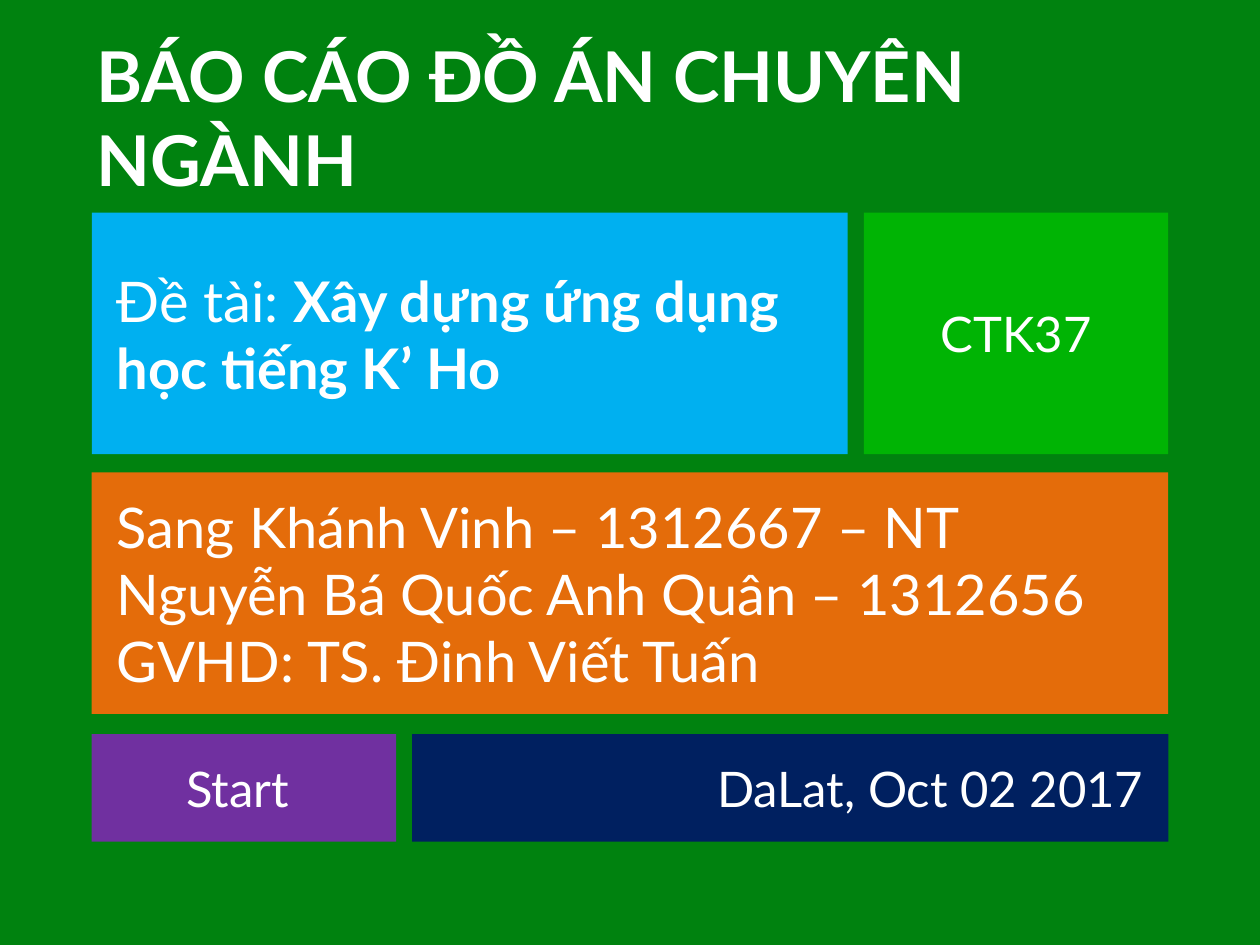
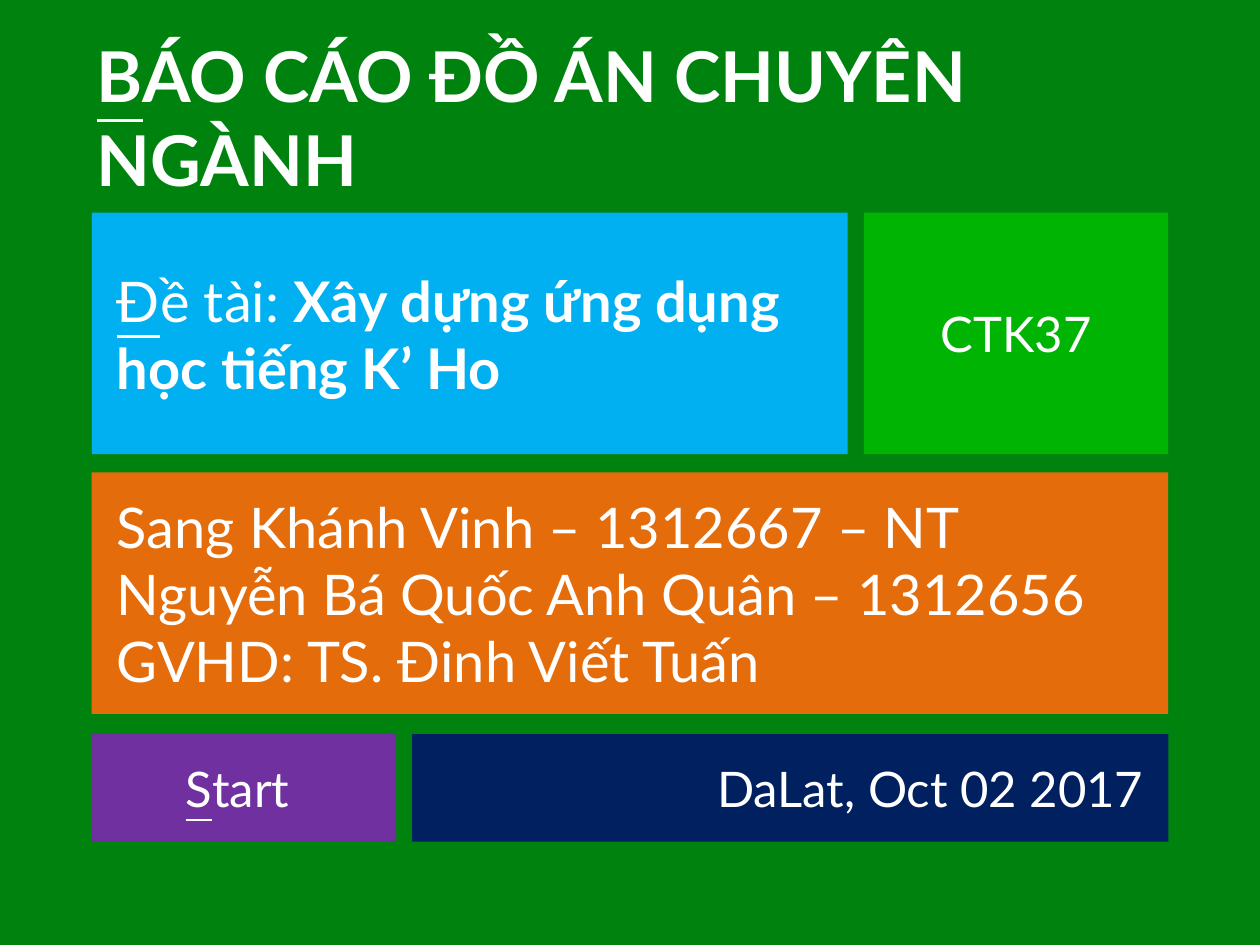
Before and after one commit to khanhvinhit/Do-An, a slide deck: slide 1 of THESIS/DACN_UD_Hoc_KHo_CTK37_ThuyetTrinh_06102017.pptx. Drawn at 1260x945 pixels with LibreOffice and Linux fonts; fonts in the diff are those of the drawing. Boxes give left, top, right and bottom in pixels: in the first picture for what was removed or moved away, otherwise in the second. Text is boxed around its words. In the diff, an @@ line names an element or a change of style, - is before the commit and + after.

```diff
--- a/THESIS/DACN_UD_Hoc_KHo_CTK37_ThuyetTrinh_06102017.pptx
+++ b/THESIS/DACN_UD_Hoc_KHo_CTK37_ThuyetTrinh_06102017.pptx
@@ title "BÁO CÁO ĐỒ ÁN CHUYÊN ..." at box(97, 42, 966, 187): underline on in "BÁO" @@
@@ rectangle "Đề tài: Xây dựng ứng ..." at box(92, 213, 848, 455): underline on in "Đề" @@
@@ rectangle "Start" at box(92, 735, 397, 842): underline on in "Start" @@
```
Also in this commit, not shown: 1 other slide changed, 30 other files.
